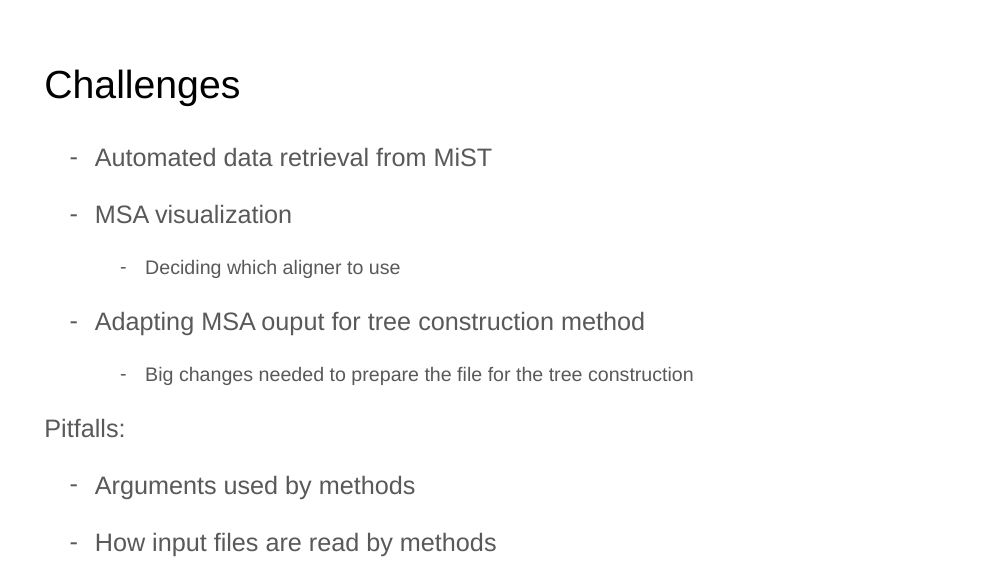
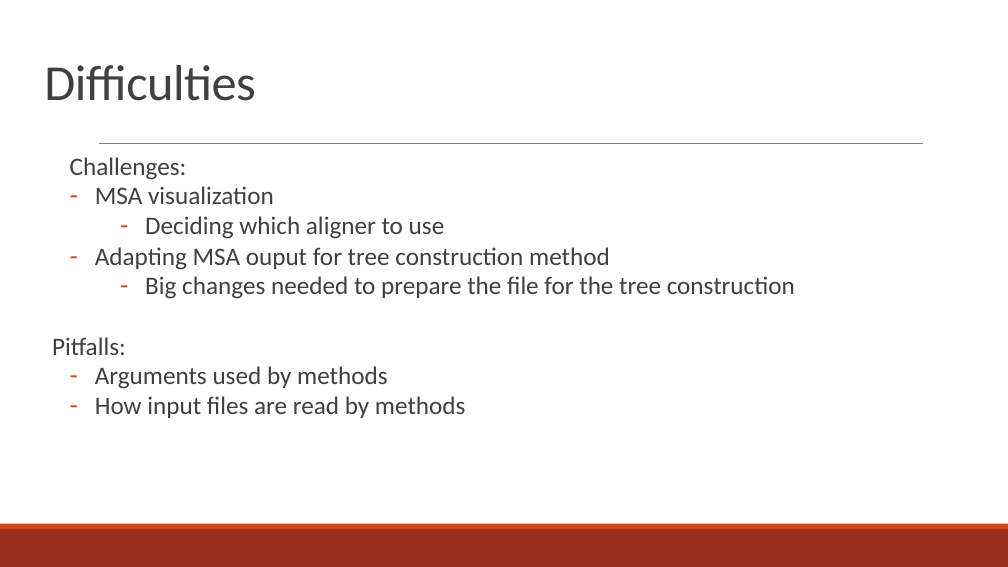
Before and after one commit to MrKort/Pcfb_Final_Project, a slide deck: slide 5 of PBfB_final_presentation_HKruize_KKort.pptx. Drawn at 1008x567 pixels with LibreOffice and Linux fonts; fonts in the diff are those of the drawing. Boxes give left, top, right and bottom in pixels: in the first picture for what was removed or moved away, otherwise in the second. Text is boxed around its words. In the diff, an @@ line names an element or a change of style, - is before the commit and + after.

```diff
--- a/PBfB_final_presentation_HKruize_KKort.pptx
+++ b/PBfB_final_presentation_HKruize_KKort.pptx
@@ title at (44, 65, 255, 101): text changed; size 28 to 36 pt; font Arial to Calibri; text colour #000000 to #404040 @@
-Challenges
+Difficulties
@@ text "Challenges:": place and size @@
-text "Challenges:" at (44, 147, 694, 556)
+text "Challenges:" at (52, 157, 795, 418)
@@ line added from (99, 144) to (922, 144), #808080 0.5 pt @@
@@ text at (70, 157, 187, 180): text changed; font Arial to Calibri; text colour #595959 to #404040 @@
-– Automated data retrieval from MiST
+Challenges:
@@ text at (52, 186, 795, 418): font Arial to Calibri, text colour #595959 to #404040; size 14 to 18 pt in "Deciding which aligner to use", "Big changes needed to prepare the file ..."; line spacing 1.15 to 0.9; less space between paragraphs; bullet colour #595959 to #D34817; indent changed @@
@@ rectangle added at (0, 529, 1008, 567), fill #9B2D1F @@
@@ rectangle added at (0, 524, 1008, 529), fill #D34817 @@
```
Also in this commit, not shown: 9 other slides changed, 3 slides added, 2 slides removed, 4 other files.
